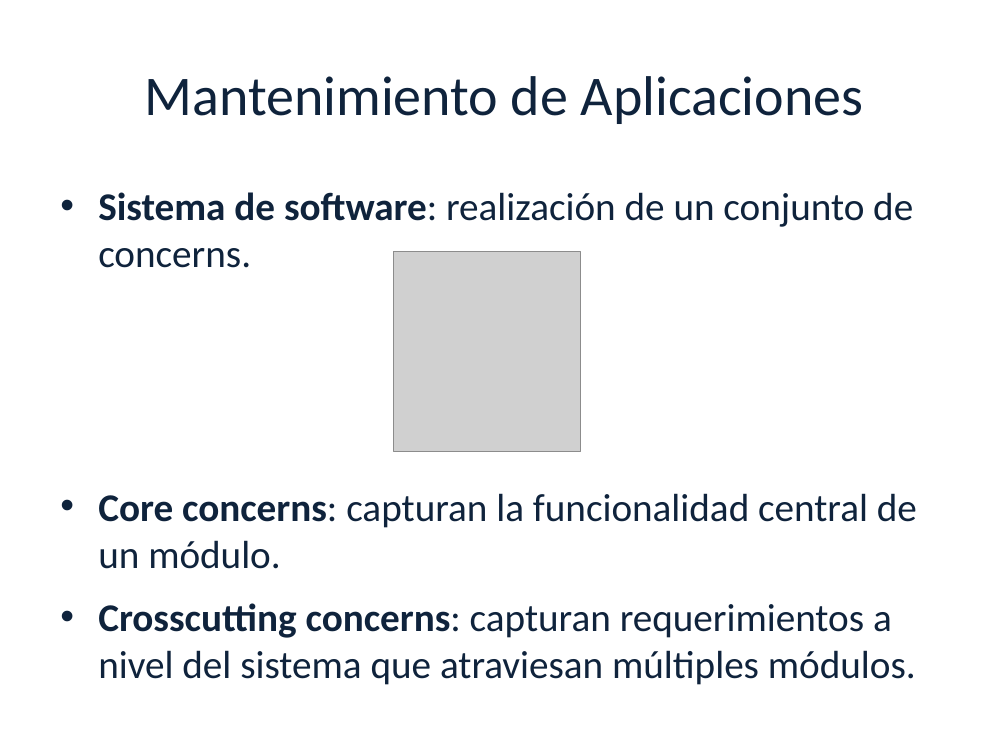
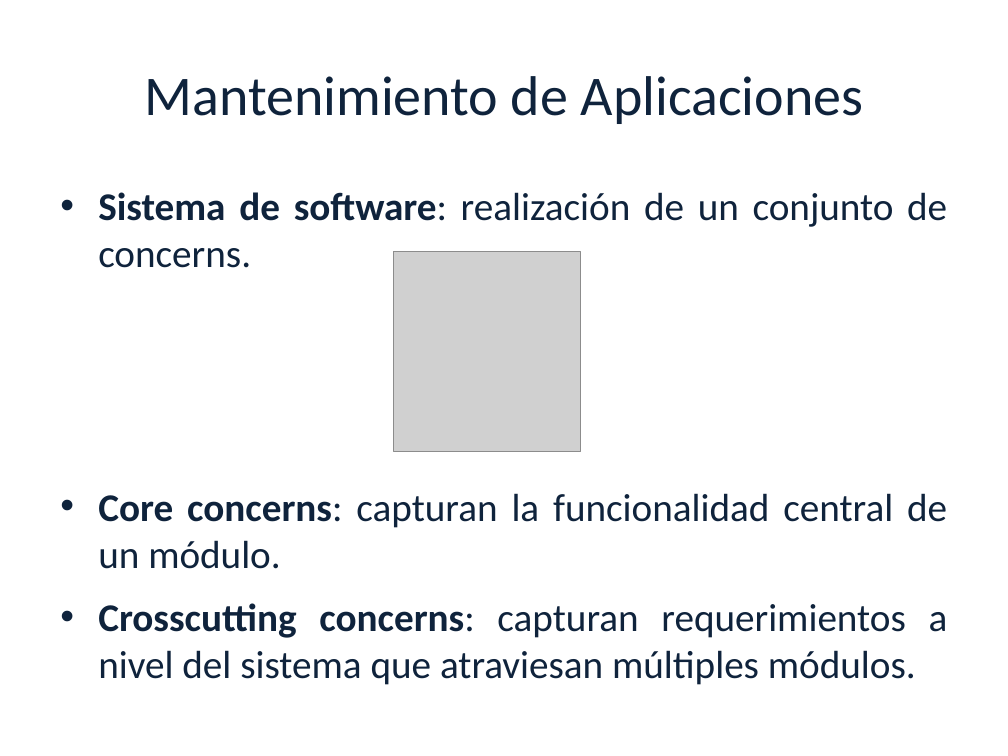
Before and after one commit to luciamasolaP/proyectofinal-informe, a slide deck: slide 4 of presentacion/Aspect Mining2-primera parte.pptx. Drawn at 1008x756 pixels with LibreOffice and Linux fonts; fonts in the diff are those of the drawing; grey boxes stand for pictures; background and template pictures are left out. Boxes give left, top, right and bottom in pixels: in the first picture for what was removed or moved away, otherwise in the second. Text is boxed around its words. In the diff, an @@ line names an element or a change of style, - is before the commit and + after.

```diff
--- a/presentacion/Aspect Mining2-primera parte.pptx
+++ b/presentacion/Aspect Mining2-primera parte.pptx
@@ text "Sistema de software: realización de ..." at (x1=98, y1=192, x2=948, y2=685): alignment left to justified @@
```
Also in this commit, not shown: 16 other slides changed.
